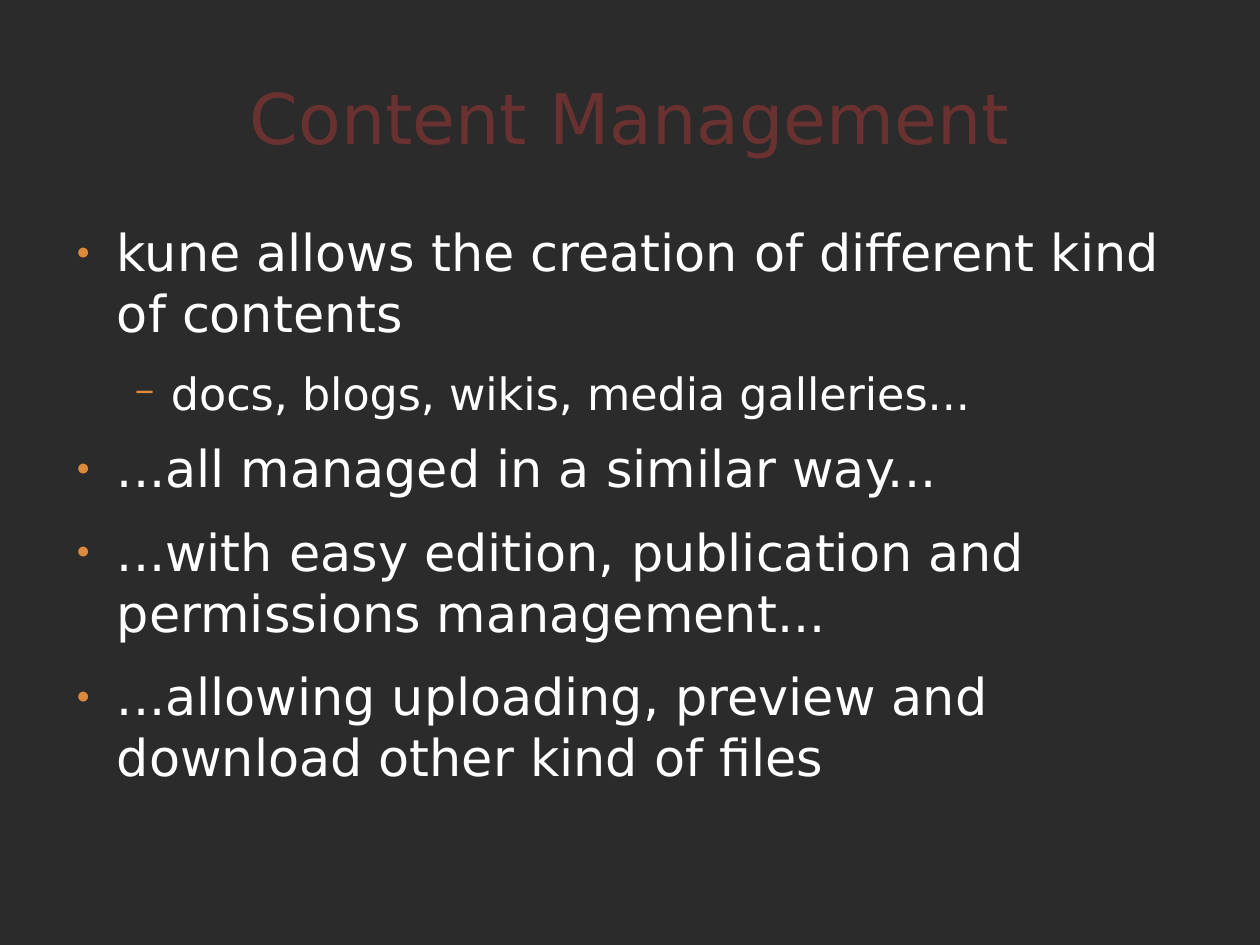
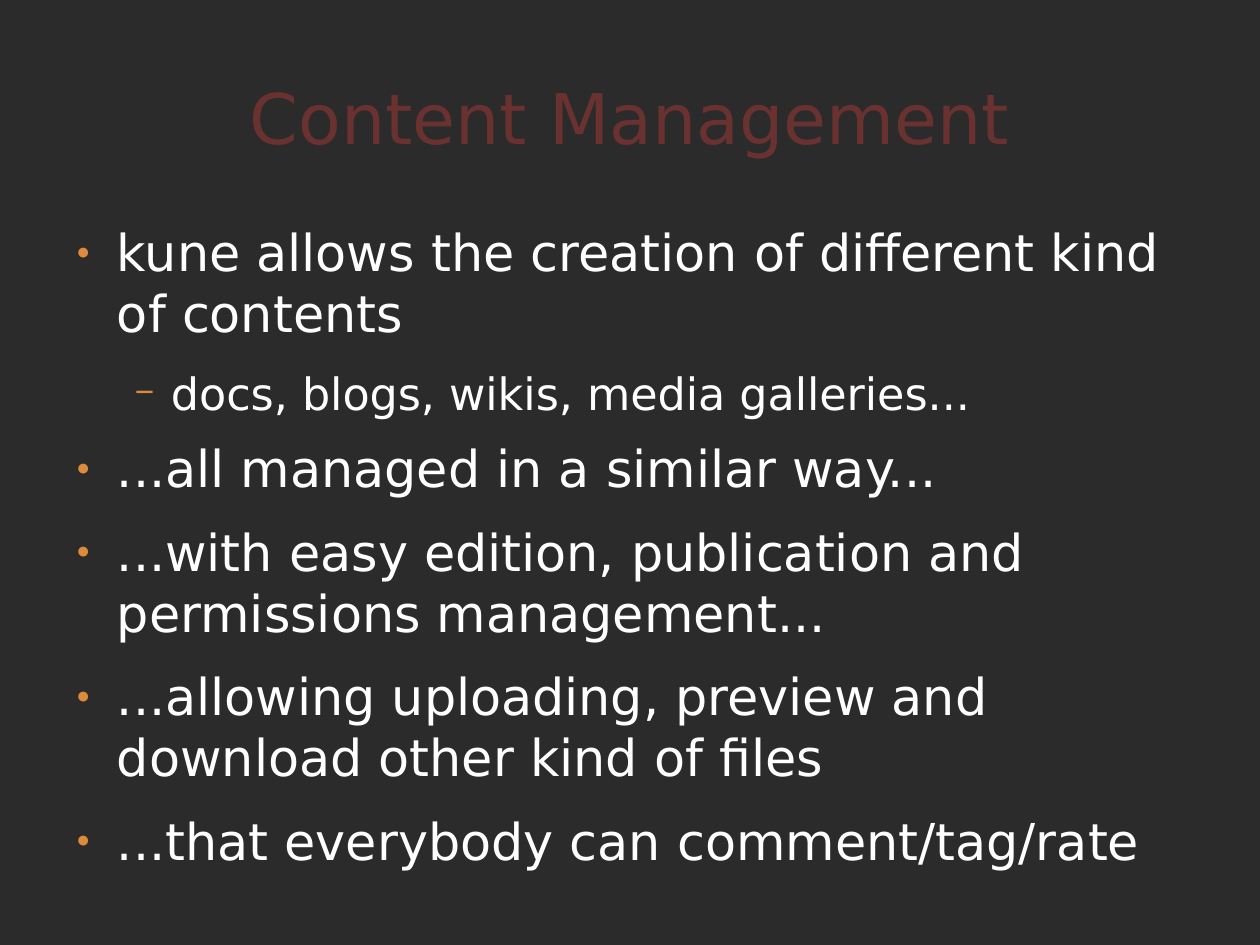
Before and after one commit to comunes/kune, a slide deck: slide 9 of doc/kune-dic-08.odp (slide 8 before the commit). Drawn at 1260x945 pixels with LibreOffice and Linux fonts; fonts in the diff are those of the drawing; background and template pictures are left out; a plain dark background stands for a picture behind light text. Boxes give left, top, right and bottom in pixels: in the first picture for what was removed or moved away, otherwise in the second. Text is boxed around its words. In the diff, an @@ line names an element or a change of style, - is before the commit and + after.

```diff
--- a/doc/kune-dic-08.odp
+++ b/doc/kune-dic-08.odp
@@ text at (117,821,1139,871): paragraph added @@
+● ...that everybody can comment/tag/rate
```
Also in this commit, not shown: 7 other slides changed, 1 slide added.
